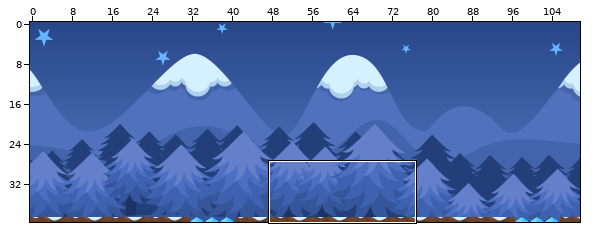
A Tiled map gets an edit: Snow.tmx. Above: a wide view before the commit, with the close-up outlined.
Close-up. Before the edit:
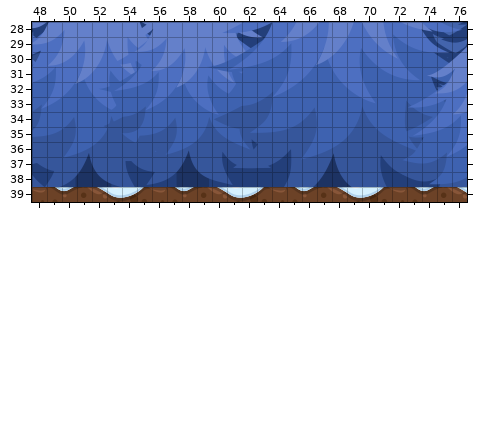
Cells are 15x15 px. Shown: x 48..76, y 28..39. The commit also changed other parts of the map, which this record leaves out.
New version:
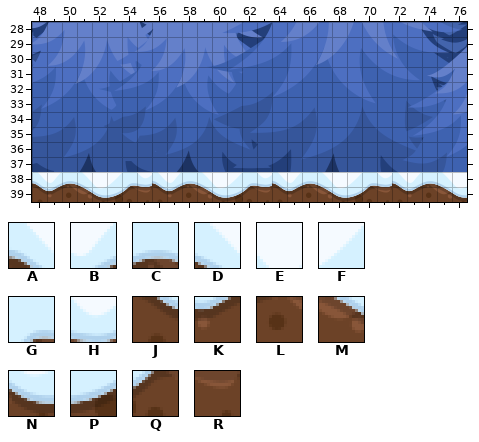
Key: from "15": A 8, B 9, C 10, D 11, E 12, F 13, G 14, H 15, J 16, K 17, L 18, M 19, N 20, P 21, Q 22, R 23.
_ is an empty cell.
Tiles replaced or removed in this view: J, K, L, M, N, P, Q, R.
The exact change:
Changed rows in their new state; . is an unchanged cell.
Layer "objetos":
first column x 48:
38 ABCDEFGHABCDEFGHABCDEFGHABCDE
39 JKLMNPQRJKLMNPQRJKLMNPQRJKLMN
